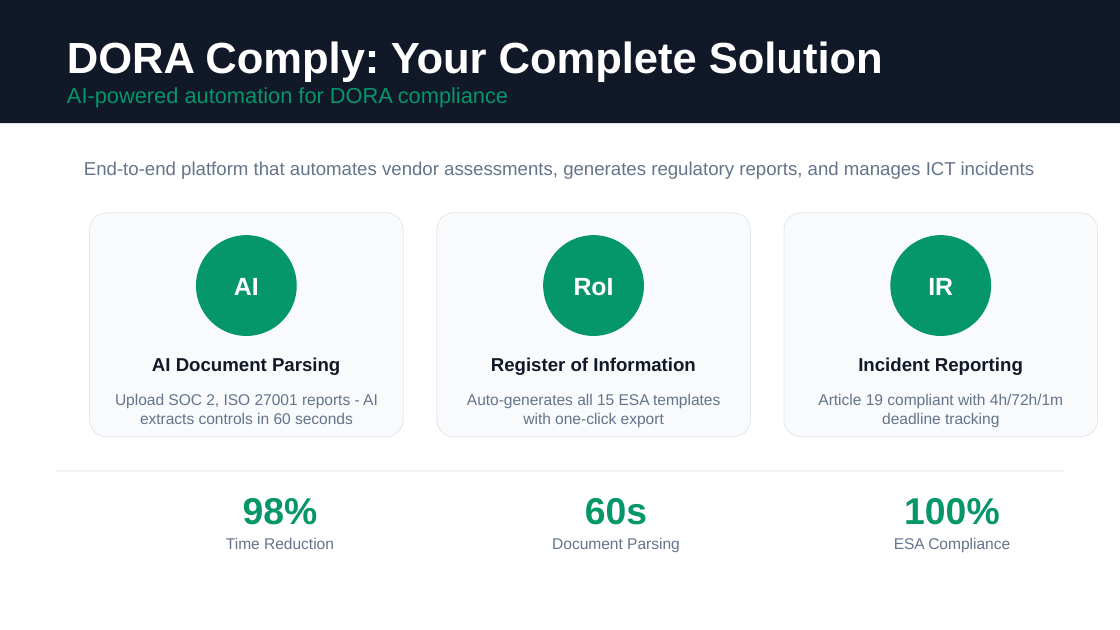
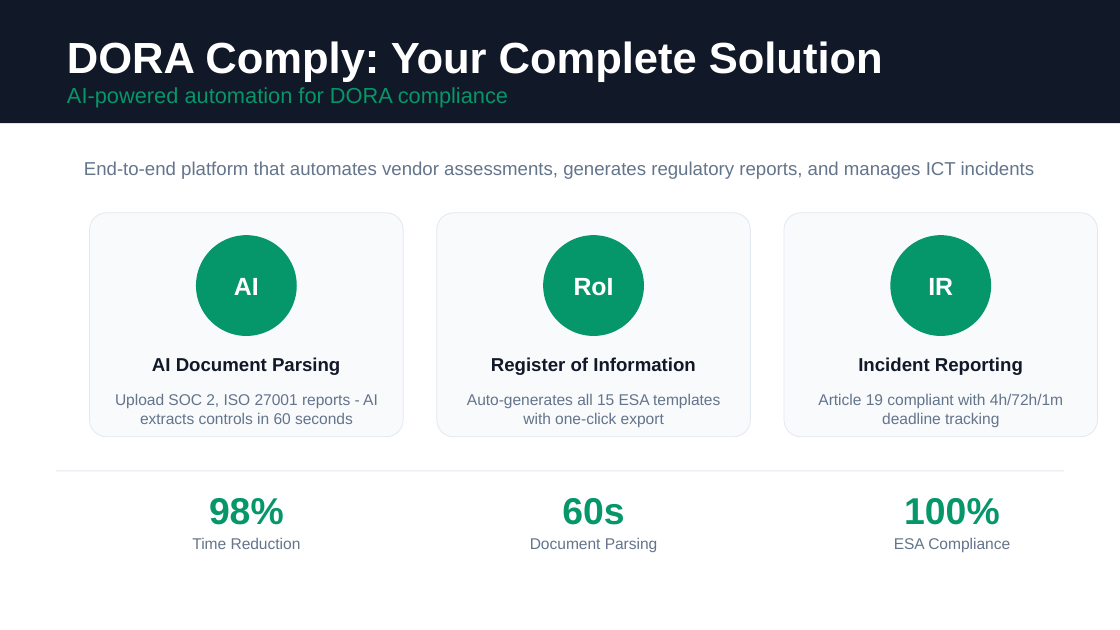
Before and after one commit to FedericoTs/dora-comply, a slide deck: slide 3 of scripts/DORA-Comply-Sales-Presentation.pptx. Drawn at 1120x630 pixels with LibreOffice and Linux fonts; fonts in the diff are those of the drawing. Boxes give left, top, right and bottom in pixels: in the first picture for what was removed or moved away, otherwise in the second. Text is boxed around its words. In the diff, an @@ line names an element or a change of style, - is before the commit and + after.

```diff
--- a/scripts/DORA-Comply-Sales-Presentation.pptx
+++ b/scripts/DORA-Comply-Sales-Presentation.pptx
@@ text "98%": place and size @@
-text "98%" at [243, 498, 318, 525]
+text "98%" at [209, 498, 284, 525]
@@ text "60s": place and size @@
-text "60s" at [585, 498, 647, 525]
+text "60s" at [562, 498, 624, 525]
@@ text "Time Reduction": place and size @@
-text "Time Reduction" at [226, 537, 334, 549]
+text "Time Reduction" at [192, 537, 301, 549]
@@ text "Document Parsing": place and size @@
-text "Document Parsing" at [552, 537, 680, 552]
+text "Document Parsing" at [530, 537, 658, 552]
```
Also in this commit, not shown: 1 other file.
